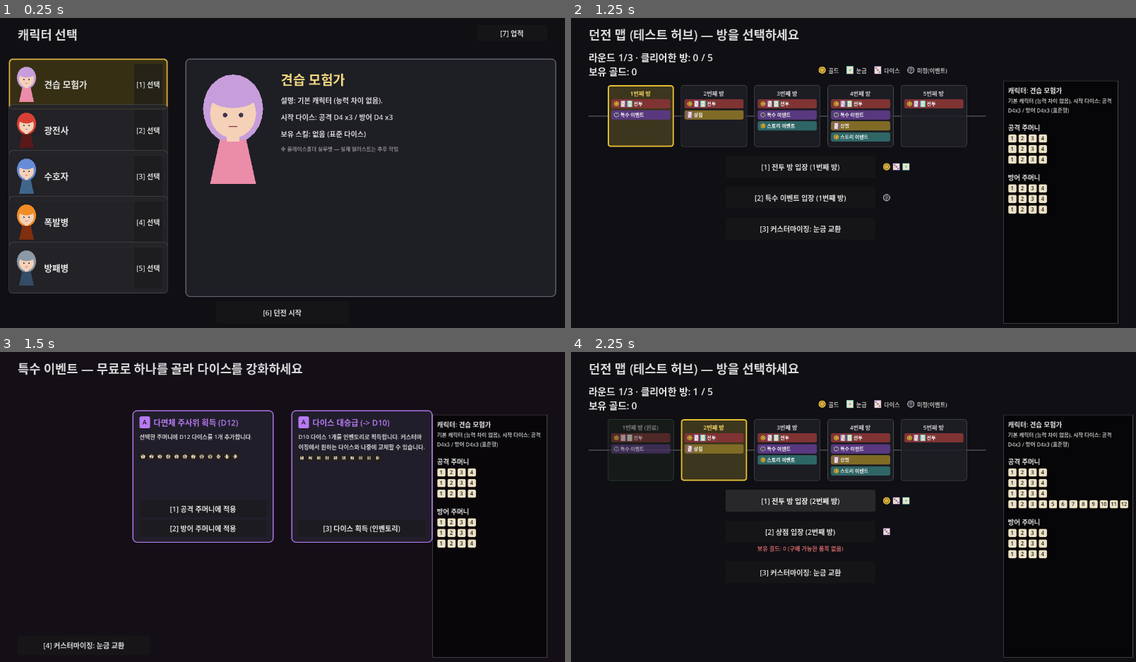
Above: before the commit, frames 1-4 (two rows, left to right).
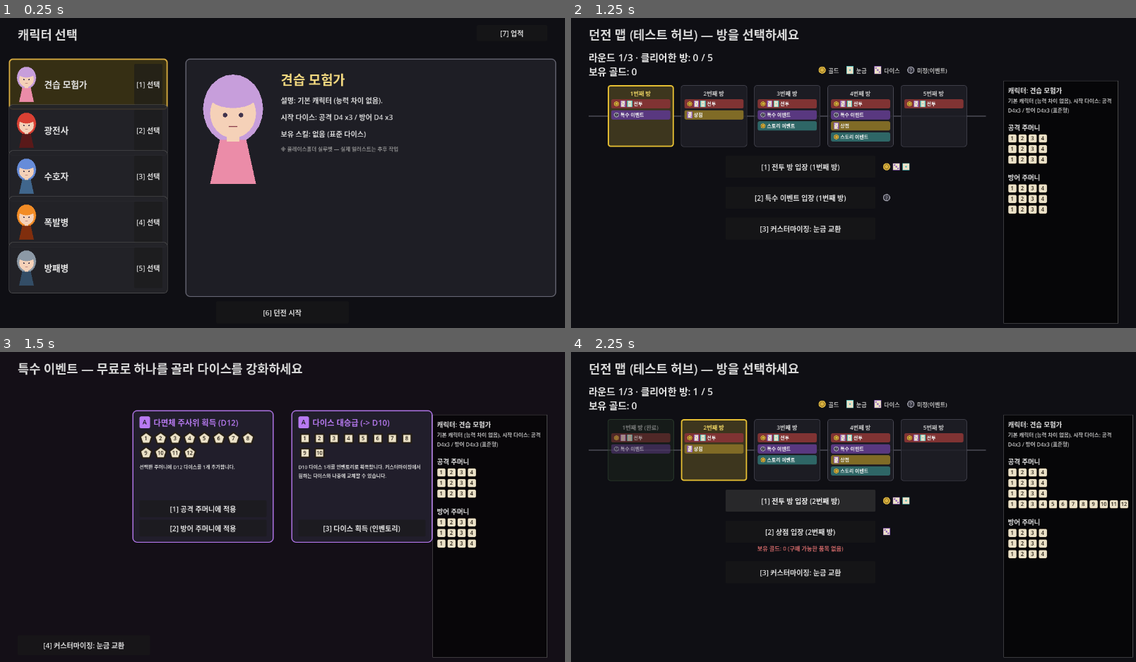
Above: after the commit, the same moments.

Repository: YGseok/ProjectD
Game: Godot game, scene res://code/scenes/character_select.tscn
Same seed, same stepped clock (60 frames per second), same inputs: the game is played once before the commit and once after it.
Inputs:
- Up to frame 1 (0.25 s): no input
- Up to frame 2 (1.25 s): click "[6] 던전 시작" at 0.5 s
- Up to frame 3 (1.5 s): click "[2] 특수 이벤트 입장 (1번째 방)" at 1.25 s
- Up to frame 4 (2.25 s): click "[1] 공격 주머니에 적용" at 2 s

Frames 1-2 are identical in both runs. In frame 3, 2.0% of the frame differs, in the area x 24-76%, y 26-41%; in frame 4, nothing differs.

Commit message:
feat: 아이템 카드 이미지 확대 + 설명 텍스트 축소, D20 QA 훅 버그 수정
INBOX.md 요청("보상 팝업/상점 설명 텍스트가 길어 안 읽힌다 - 이미지를 키우고
이미지 위주로 설명") 반영. item_card_style.gd(전투 보상/상점/특수 이벤트
3화면 공유)의 결과 다이스 미리보기 칩을 16->30px로 키우고 이미지를 설명보다
먼저 배치, 설명 텍스트는 글자 크기/높이를 줄여 보조 정보로 낮췄다.

검증 중 event.gd의 _debug_force_offer_d20()이 "D20은 ITEMS 마지막 항목"이라는
낡은 가정 때문에 실제로는 다른 아이템을 보여주고 있던 버그를 발견해 함께 수정
(kind+sides로 직접 찾도록 변경).

Diff:
--- a/code/scenes/event.gd
+++ b/code/scenes/event.gd
@@ -207,19 +207,32 @@
 	customize_panel.open()
 
 
-## QA 전용: 새로 추가한 D20 아이템(EventItemPool 마지막 항목)을 강제로 목록 맨 앞에
-## 노출시킨다. 아이템은 무작위 2개만 뽑혀 보이므로, 화면에서 실제로 정상 표시되는지
-## 확인하려면 무작위 뽑기에 의존하지 않고 직접 강제할 방법이 필요해서 추가함.
+## QA 전용: D20 아이템을 강제로 목록 맨 앞에 노출시킨다. 아이템은 무작위 2개만 뽑혀
+## 보이므로, 화면에서 실제로 정상 표시되는지 확인하려면 무작위 뽑기에 의존하지 않고
+## 직접 강제할 방법이 필요해서 추가함.
+## kind+sides로 직접 찾는 이유: 예전에는 D20이 EventItemPool.ITEMS의 마지막 항목이라
+## "마지막 항목"으로 가정해 찾았는데, 이후 "눈금 주머니 획득"(gain_pips)이 더 뒤에
+## 추가되면서 그 가정이 깨져 이 훅이 실제로는 D20이 아니라 gain_pips를 보여주고 있었다
+## (2026-09-15 발견 — 카드 이미지/텍스트 레이아웃 개편 중 이 훅으로 D20의 20칸짜리
+## 미리보기가 카드 안에 안 겹치고 들어가는지 확인하려다가 실제로는 다른 아이템이
+## 뜨는 것을 보고 알아챔).
 func _debug_force_offer_d20() -> void:
-	_offered = [EventItemPool.ITEMS[EventItemPool.ITEMS.size() - 1], EventItemPool.ITEMS[0]]
-	_rebuild_items()
+	_offered = [_find_item_by_sides(20), EventItemPool.ITEMS[0]]
+	_rebuild_items()
+
+
+func _find_item_by_sides(sides: int) -> Dictionary:
+	for it in EventItemPool.ITEMS:
+		if it.get("kind", "") == "add_die" and it.get("sides", -1) == sides:
+			return it
+	return EventItemPool.ITEMS[0]
 
 
 ## QA 전용: D20 아이템을 공격 주머니에 적용했을 때 실제로 sides=20 다이스가 하나
 ## 추가되는지 콘솔로 검증한다 (_debug_force_offer_d20과 짝 — 화면 표시 확인과
 ## 별개로 apply() 로직 자체를 확인).
 func _debug_verify_d20_pickup() -> void:
-	var item: Dictionary = EventItemPool.ITEMS[EventItemPool.ITEMS.size() - 1]
+	var item: Dictionary = _find_item_by_sides(20)
 	var bag := RunState.player_attack_bag
 	var before_count := bag.dice.size()
 	DiceItemPool.apply(item, bag)
--- a/code/scenes/item_card_style.gd
+++ b/code/scenes/item_card_style.gd
@@ -23,7 +23,11 @@
 const TITLE_COLOR := Color(0.95, 0.85, 0.55)
 const DESC_COLOR := Color(0.82, 0.82, 0.82)
 const EXTRA_COLOR := Color(1.0, 0.85, 0.35)
-const PREVIEW_CHIP_SIZE := 16.0
+## INBOX.md 2026-09-14 "보상 팝업/상점 입장 시 설명 텍스트가 너무 길어 잘 안읽힌다.
+## 이미지를 키우고 해당 이미지 위주로 설명해 직관성을 높인다" 반영 — 다이스 면 미리보기
+## 칩을 키워서(16->24) 이미지가 카드의 시각적 중심이 되게 하고, 아래 desc 관련 상수들로
+## 설명 텍스트는 보조 정보로 축소했다.
+const PREVIEW_CHIP_SIZE := 30.0
 # 구매 불가(골드 부족) 상태의 카드 색 — INBOX.md(2026-09-14) "골드 부족 버튼이 너무 많이
 # 나온다. 선택 불가능한 품목은 패널 색상을 다르게 하여 비활성 상태임을 알려주는 게 좋을
 # 듯" 반영. 버튼마다 "골드 부족" 텍스트를 반복하는 대신 카드 전체를 어둡게/채도 낮게
@@ -115,17 +119,22 @@
 			extra_row.add_child(status)
 		vbox.add_child(extra_row)
 
-	var desc := Label.new()
-	desc.text = item["description"]
-	desc.add_theme_font_size_override("font_size", 13)
-	desc.add_theme_color_override("font_color", DESC_COLOR)
-	desc.autowrap_mode = TextServer.AUTOWRAP_WORD
-	desc.custom_minimum_size = Vector2(0, 40)
-	vbox.add_child(desc)
-
+	# 이미지(결과 다이스 미리보기)를 설명 텍스트보다 먼저 배치 — "이미지 위주로 보여주고
+	# 설명은 보조 정보로" (INBOX.md 2026-09-14). 결과가 확정적인 아이템(add_die/
+	# upgrade_die)만 이 미리보기가 있고, 나머지(boost_weak_face/uniform_faces)는 여기선
+	# null이라 desc가 카드에서 가장 먼저 보이는 요소로 남는다 — 이 둘은 화면(shop.gd 등)이
+	# 버튼 옆에 build_effect_preview()를 따로 붙인다.
 	var preview := _build_result_die_preview(item)
 	if preview:
 		vbox.add_child(preview)
+
+	var desc := Label.new()
+	desc.text = item["description"]
+	desc.add_theme_font_size_override("font_size", 11)
+	desc.add_theme_color_override("font_color", DESC_COLOR)
+	desc.autowrap_mode = TextServer.AUTOWRAP_WORD
+	desc.custom_minimum_size = Vector2(0, 22)
+	vbox.add_child(desc)
 
 	var spacer := Control.new()
 	spacer.size_flags_vertical = Control.SIZE_EXPAND_FILL
Not shown, changed: docs/INBOX_ARCHIVE.md
Not shown, changed: docs/STATUS.md
Not shown, changed: docs/STATUS_ARCHIVE.md
Not shown, changed: docs/feedback/INBOX.md
